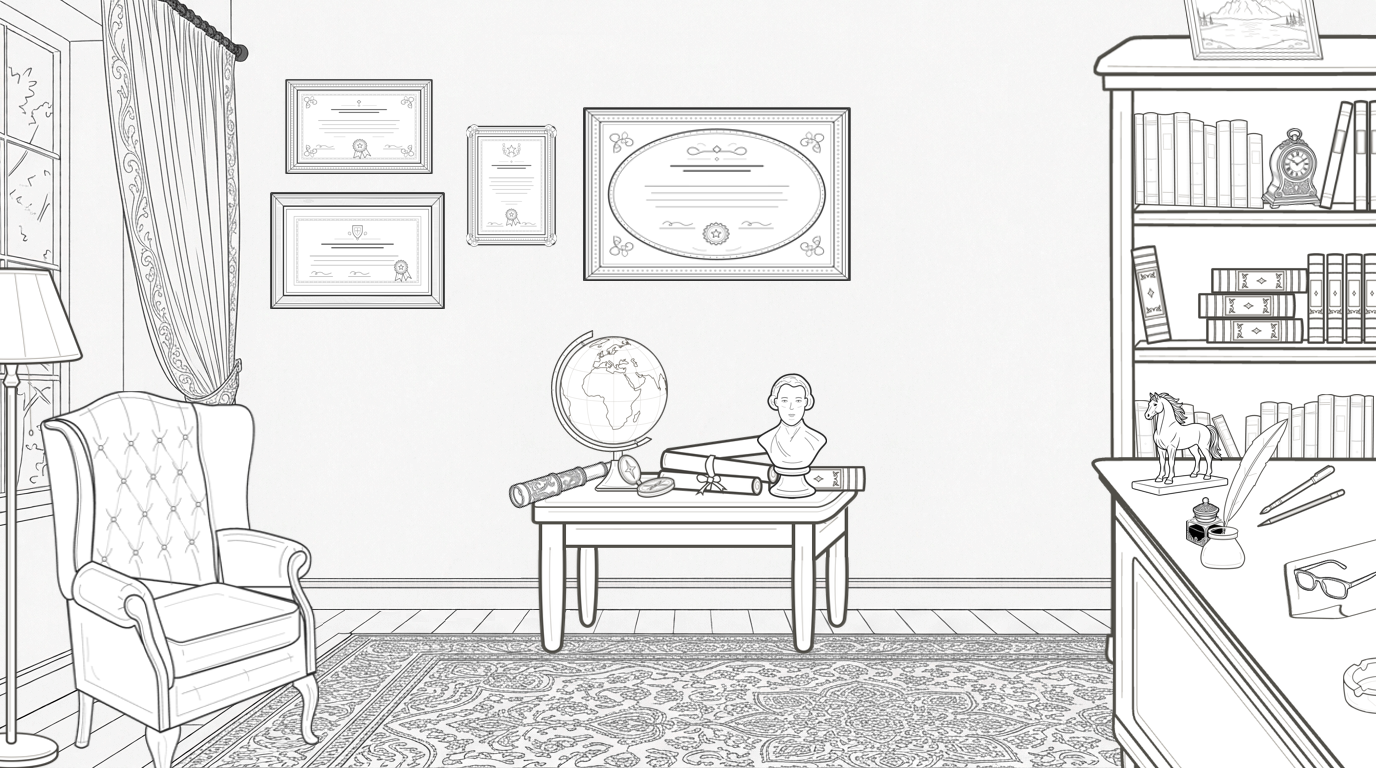
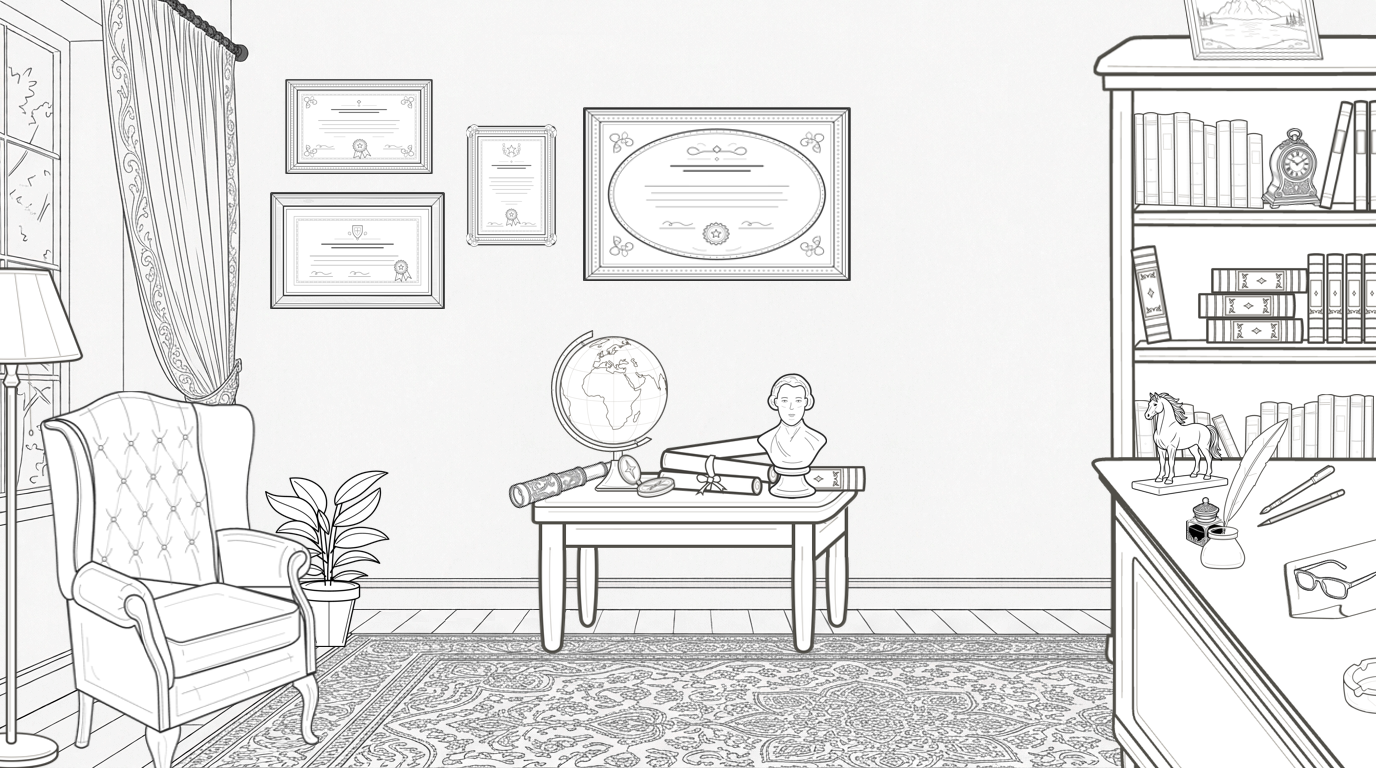
Layer changes from the first 1376px x 768px image to the second:
painted on "chair.png" over [265, 477, 320, 647]
added layer "plant-inverse-pyramid.png" above "book-spine-02-small.png" over [265, 470, 390, 647]
painted on "Background" over [265, 470, 390, 647]
painted on "Paint Layer 1" over [265, 470, 390, 647]
